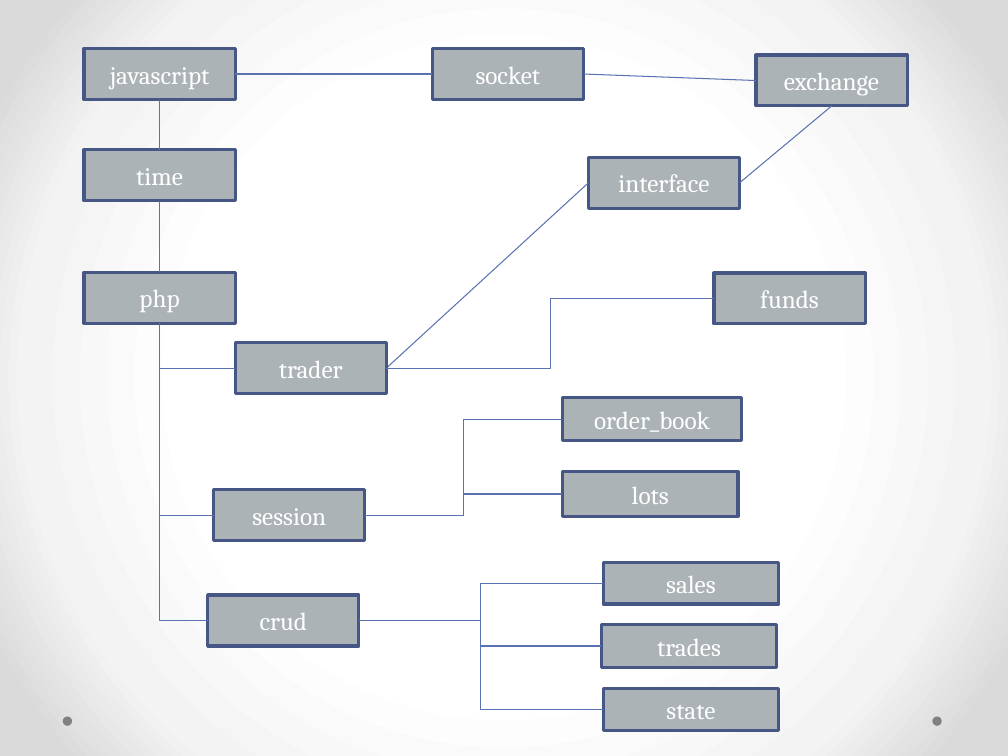
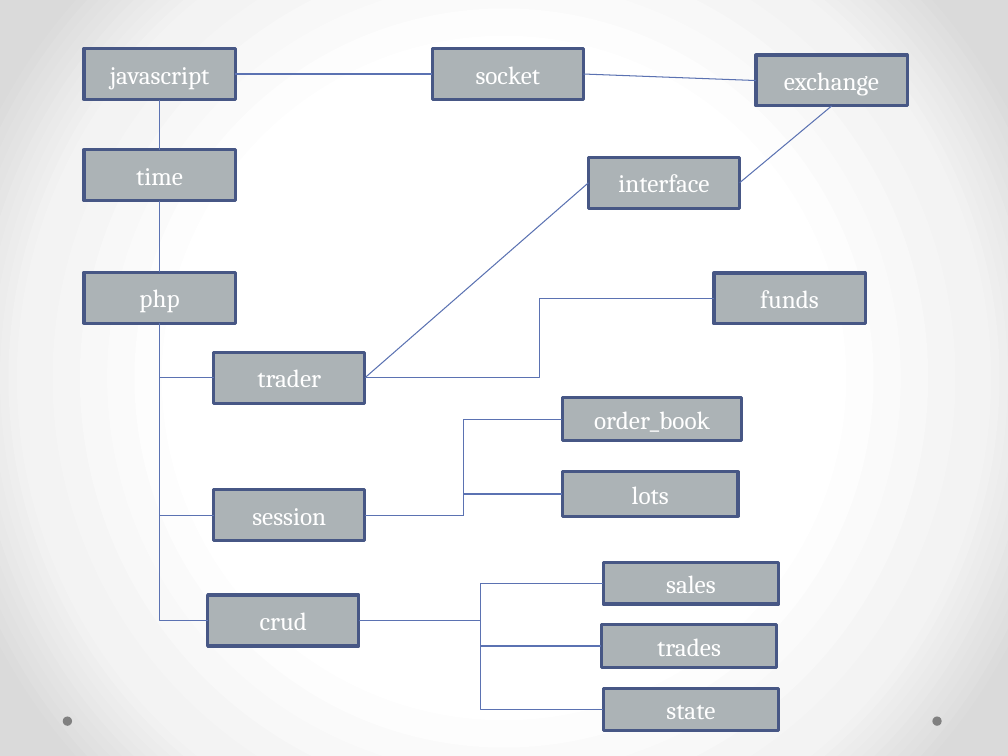
Before and after one commit to JamesLeB/Kevin, a slide deck: slide 5 of Document.pptx (slide 4 before the commit). Drawn at 1008x756 pixels with LibreOffice and Linux fonts; fonts in the diff are those of the drawing. Boxes give left, top, right and bottom in pixels: in the first picture for what was removed or moved away, otherwise in the second. Text is boxed around its words. In the diff, an @@ line names an element or a change of style, - is before the commit and + after.

```diff
--- a/Document.pptx
+++ b/Document.pptx
@@ line moved from (386, 368) - (589, 182) to (365, 378) - (589, 182) @@
@@ elbow line moved from (386, 368) - (714, 298) to (365, 378) - (714, 298) @@
@@ elbow line moved from (159, 324) - (235, 368) to (159, 324) - (214, 378) @@
@@ rectangle "trader": place and size @@
-rectangle "trader" at [235,343,386,394]
+rectangle "trader" at [214,353,365,404]
```
Also in this commit, not shown: 1 other slide changed, 3 slides added.
